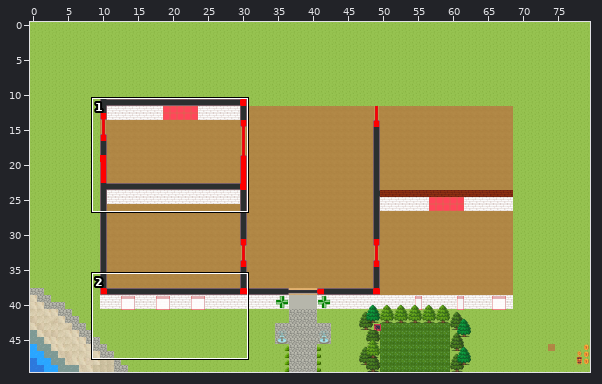
Two states of a Tiled map (JSON), mapPharma.tmj. Above: a wide view before the commit, with the close-up outlined.
Close-up. Before the edit:
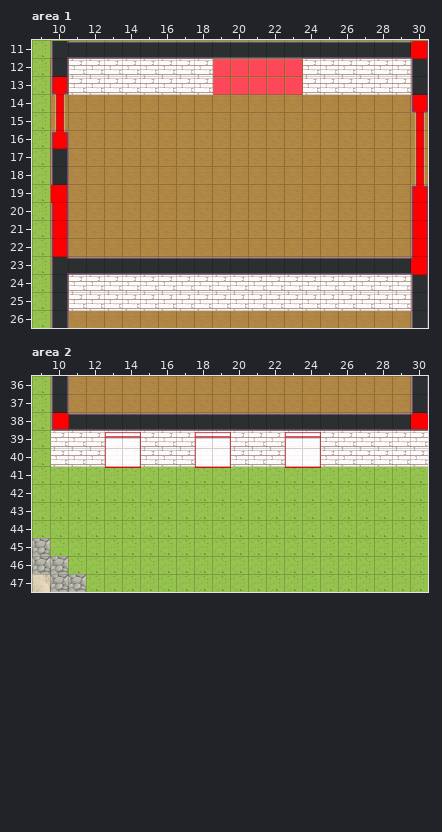
Cells are 32x32 px. Shown: area 1 x 9..30, y 11..26; area 2 x 9..30, y 36..47. The commit also changed other parts of the map, which this record leaves out.
The result:
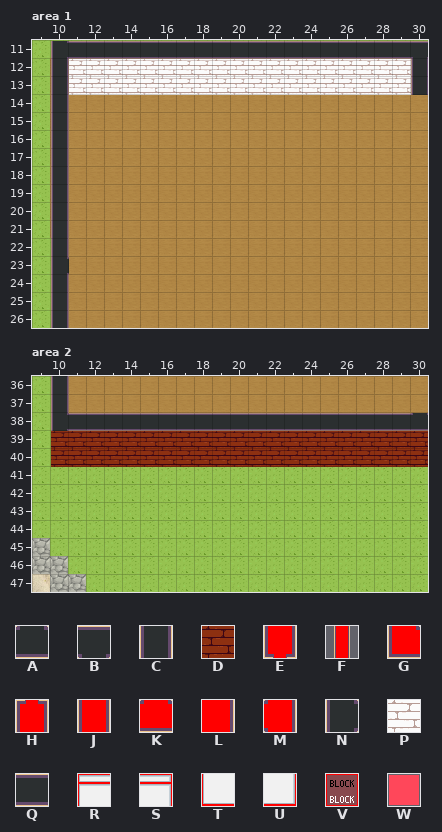
Key: from "WA_Room_Builder": A 110, B 160, C 193, D 285; from "WA_Room_Builder Rouge": E 11, F 36, G 53, H 61, J 102, K 110, L 152, M 158, N 218, P 310, Q 369, R 738, S 739, T 763, U 764; from "WA_Special_Zones": V 2; from "WA_User_Interface": W 5.
_ is an empty cell.
Change:
Layer "collisions", area 1:
y 14: x 10 _ -> V; x 30 V -> _
y 15: x 10 _ -> V
y 19..22: x 30 V -> _
y 23..25: x 11..30 VVVVVVVVVVVVVVVVVVVV -> ____________________
y 26: x 30 V -> _
Layer "walls Brique", area 1:
y 12..13: x 19..23 WWWWW -> PPPPP
y 24..25: x 11..29 PPPPPPPPPPPPPPPPPPP -> ___________________
Layer "walls Vue dessus", area 1:
y 11: x 30 M -> B
y 13: x 10 E -> C
y 14: x 10 F -> C; x 30 E -> _
y 15: x 10 F -> C; x 30 F -> _
y 16: x 10 H -> C; x 30 F -> _
y 17..18: x 30 F -> _
y 19: x 10 L -> C; x 30 H -> _
y 20..22: x 10 J -> C; x 30 J -> _
y 23: x 11..30 QQQQQQQQQQQQQQQQQQQM -> ____________________
y 24..26: x 30 C -> _
Layer "collisions", area 2:
y 36..37: x 30 V -> _
Layer "walls Brique", area 2:
y 39..40: x 10..30 PPPPPPPPPPPPPPPPPPPPP -> DDDDDDDDDDDDDDDDDDDDD
Layer "walls Menuiserie", area 2:
y 39: x 13..14 RS -> __; x 18..19 RS -> __; x 23..24 RS -> __
y 40: x 13..14 TU -> __; x 18..19 TU -> __; x 23..24 TU -> __
Layer "walls Vue dessus", area 2:
y 36..37: x 30 C -> _
y 38: x 10 G -> N; x 30 K -> A
